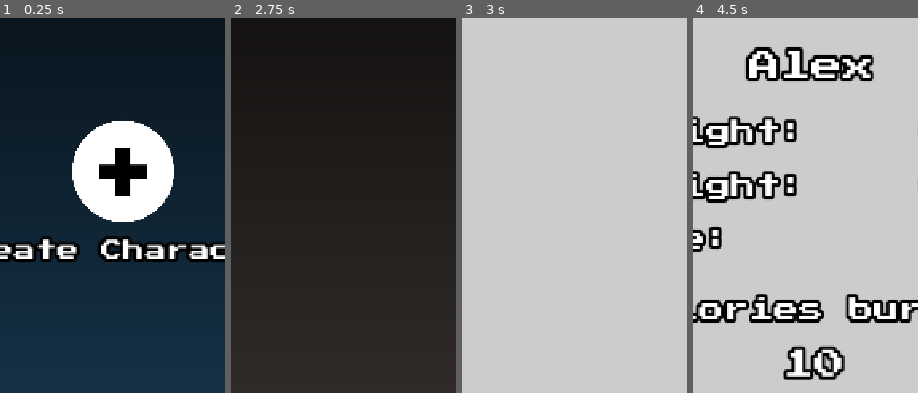
Above: before the commit, frames 1-4 (left to right).
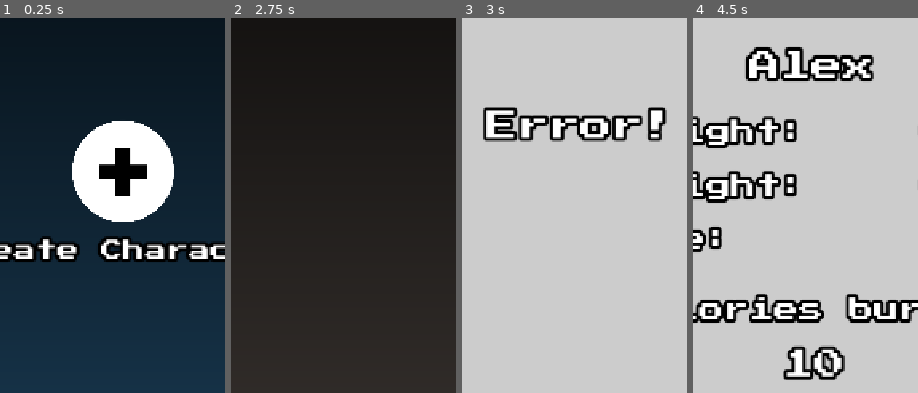
Above: after the commit, the same moments.

Repository: dimcoord/fitquest
Game: Godot game, scene res://scenes/main_scene.tscn
The game is run twice, just before and just after one commit, with the same random seed, the same clock (stepped at 60 frames per second) and the same inputs.
Inputs (mouse positions are % of the whole screen's width and height, from its top left):
- Up to frame 1 (0.25 s): no input
- Up to frame 2 (2.75 s): click "Create Character" at 0.5 s; click (50, 12) at 1.27 s; type "Alex" at 1.35 s; click (70, 86) at 2 s
- Up to frame 3 (3 s): click "Quests" at 2.75 s
- Up to frame 4 (4.5 s): click (50, 88) at 3.5 s; click "Stats" at 4.25 s
The pictures show only the part of the screen within x 24-74%, y 32-82%; the shares and areas given below are measured in that part.

Frames 1-2 are identical in both runs. In frame 3, 4.7% of the frame differs, in the area x 9-92%, y 23-34%; in frame 4, nothing differs.

Commit message:
add buttons, fix scenes, etc

Diff:
--- a/scenes/main_scene.tscn
+++ b/scenes/main_scene.tscn
@@ -8,6 +8,7 @@
 [ext_resource type="FontFile" uid="uid://c4r02uhal83bd" path="res://assets/fonts/PressStart2P-Regular.ttf" id="6_18nlu"]
 [ext_resource type="Texture2D" uid="uid://mkdwpc8ws7bc" path="res://assets/plus_button.png" id="6_hq1ik"]
 [ext_resource type="Texture2D" uid="uid://can0r4acpx3d" path="res://assets/ok_button.png" id="7_c16ls"]
+[ext_resource type="Script" uid="uid://5v3ijjhy2cum" path="res://scripts/loading_spinner.gd" id="9_c1pb6"]
 
 [sub_resource type="ShaderMaterial" id="ShaderMaterial_2c62f"]
 shader = ExtResource("1_0f027")
@@ -424,6 +425,25 @@
 horizontal_alignment = 1
 vertical_alignment = 1
 
+[node name="ErrorLabel" type="Label" parent="UI/QuestsForm"]
+visible = false
+layout_mode = 1
+anchors_preset = 5
+anchor_left = 0.5
+anchor_right = 0.5
+offset_left = -198.0
+offset_top = 516.0
+offset_right = 198.0
+offset_bottom = 585.0
+grow_horizontal = 2
+theme_override_colors/font_outline_color = Color(0, 0, 0, 1)
+theme_override_constants/outline_size = 20
+theme_override_fonts/font = ExtResource("6_18nlu")
+theme_override_font_sizes/font_size = 50
+text = "Quests"
+horizontal_alignment = 1
+vertical_alignment = 1
+
 [node name="CancelButton" type="TextureButton" parent="UI/QuestsForm"]
 layout_mode = 1
 anchors_preset = 7
@@ -442,6 +462,331 @@
 texture_normal = ExtResource("6_hq1ik")
 ignore_texture_size = true
 stretch_mode = 0
+
+[node name="LoadingSpinner" type="Control" parent="UI/QuestsForm"]
+anchors_preset = 0
+offset_left = 178.5
+offset_top = 432.0
+offset_right = 218.5
+offset_bottom = 472.0
+script = ExtResource("9_c1pb6")
+
+[node name="ColorRect" type="ColorRect" parent="UI/QuestsForm/LoadingSpinner"]
+layout_mode = 1
+anchors_preset = 8
+anchor_left = 0.5
+anchor_top = 0.5
+anchor_right = 0.5
+anchor_bottom = 0.5
+offset_left = -20.0
+offset_top = -20.0
+offset_right = 260.0
+offset_bottom = 260.0
+grow_horizontal = 2
+grow_vertical = 2
+pivot_offset = Vector2(140, 140)
+
+[node name="Selections" type="Control" parent="UI/QuestsForm"]
+visible = false
+anchors_preset = 0
+offset_left = 9.0
+offset_top = 208.0
+offset_right = 629.0
+offset_bottom = 939.0
+
+[node name="SelectButton1" type="Button" parent="UI/QuestsForm/Selections"]
+layout_mode = 1
+anchors_preset = 8
+anchor_left = 0.5
+anchor_top = 0.5
+anchor_right = 0.5
+anchor_bottom = 0.5
+offset_left = -300.5
+offset_top = -353.5
+offset_right = 299.5
+offset_bottom = -138.5
+grow_horizontal = 2
+grow_vertical = 2
+theme_override_constants/line_spacing = 8
+theme_override_fonts/font = ExtResource("6_18nlu")
+theme_override_font_sizes/font_size = 30
+
+[node name="Title" type="Label" parent="UI/QuestsForm/Selections/SelectButton1"]
+layout_mode = 1
+anchors_preset = 5
+anchor_left = 0.5
+anchor_right = 0.5
+offset_left = -59.5
+offset_top = -1.0
+offset_right = 60.5
+offset_bottom = 55.0
+grow_horizontal = 2
+theme_override_colors/font_outline_color = Color(0, 0, 0, 1)
+theme_override_constants/outline_size = 10
+theme_override_fonts/font = ExtResource("6_18nlu")
+theme_override_font_sizes/font_size = 40
+text = "asd"
+horizontal_alignment = 1
+vertical_alignment = 1
+
+[node name="Description" type="Label" parent="UI/QuestsForm/Selections/SelectButton1"]
+layout_mode = 1
+anchors_preset = 8
+anchor_left = 0.5
+anchor_top = 0.5
+anchor_right = 0.5
+anchor_bottom = 0.5
+offset_left = -263.5
+offset_top = -58.5
+offset_right = 265.5
+offset_bottom = 37.5
+grow_horizontal = 2
+grow_vertical = 2
+theme_override_constants/outline_size = 10
+theme_override_fonts/font = ExtResource("6_18nlu")
+theme_override_font_sizes/font_size = 30
+text = "Walk briskly for 10 mins"
+horizontal_alignment = 1
+vertical_alignment = 1
+autowrap_mode = 1
+
+[node name="Duration" type="Label" parent="UI/QuestsForm/Selections/SelectButton1"]
+layout_mode = 1
+anchors_preset = 8
+anchor_left = 0.5
+anchor_top = 0.5
+anchor_right = 0.5
+anchor_bottom = 0.5
+offset_left = -294.5
+offset_top = 58.5
+offset_right = 5.5
+offset_bottom = 98.5
+grow_horizontal = 2
+grow_vertical = 2
+theme_override_constants/outline_size = 10
+theme_override_fonts/font = ExtResource("6_18nlu")
+theme_override_font_sizes/font_size = 30
+text = "10 minutes"
+horizontal_alignment = 1
+vertical_alignment = 1
+autowrap_mode = 1
+
+[node name="Calories" type="Label" parent="UI/QuestsForm/Selections/SelectButton1"]
+layout_mode = 1
+anchors_preset = 8
+anchor_left = 0.5
+anchor_top = 0.5
+anchor_right = 0.5
+anchor_bottom = 0.5
+offset_left = 43.5
+offset_top = 59.5
+offset_right = 296.5
+offset_bottom = 99.5
+grow_horizontal = 2
+grow_vertical = 2
+theme_override_constants/outline_size = 10
+theme_override_fonts/font = ExtResource("6_18nlu")
+theme_override_font_sizes/font_size = 30
+text = "100 cal"
+horizontal_alignment = 1
+vertical_alignment = 1
+autowrap_mode = 1
+
+[node name="SelectButton2" type="Button" parent="UI/QuestsForm/Selections"]
+layout_mode = 1
+anchors_preset = 8
+anchor_left = 0.5
+anchor_top = 0.5
+anchor_right = 0.5
+anchor_bottom = 0.5
+offset_left = -300.5
+offset_top = -108.5
+offset_right = 299.5
+offset_bottom = 106.5
+grow_horizontal = 2
+grow_vertical = 2
+theme_override_constants/line_spacing = 8
+theme_override_fonts/font = ExtResource("6_18nlu")
+theme_override_font_sizes/font_size = 30
+
+[node name="Title" type="Label" parent="UI/QuestsForm/Selections/SelectButton2"]
+layout_mode = 1
+anchors_preset = 5
+anchor_left = 0.5
+anchor_right = 0.5
+offset_left = -59.5
+offset_top = -1.0
+offset_right = 60.5
+offset_bottom = 55.0
+grow_horizontal = 2
+theme_override_colors/font_outline_color = Color(0, 0, 0, 1)
+theme_override_constants/outline_size = 10
+theme_override_fonts/font = ExtResource("6_18nlu")
+theme_override_font_sizes/font_size = 40
+text = "asd"
+horizontal_alignment = 1
+vertical_alignment = 1
+
+[node name="Description" type="Label" parent="UI/QuestsForm/Selections/SelectButton2"]
+layout_mode = 1
+anchors_preset = 8
+anchor_left = 0.5
+anchor_top = 0.5
+anchor_right = 0.5
+anchor_bottom = 0.5
+offset_left = -263.5
+offset_top = -58.5
+offset_right = 265.5
+offset_bottom = 37.5
+grow_horizontal = 2
+grow_vertical = 2
+theme_override_constants/outline_size = 10
+theme_override_fonts/font = ExtResource("6_18nlu")
+theme_override_font_sizes/font_size = 30
+text = "Walk briskly for 10 mins"
+horizontal_alignment = 1
+vertical_alignment = 1
+autowrap_mode = 1
+
+[node name="Duration" type="Label" parent="UI/QuestsForm/Selections/SelectButton2"]
+layout_mode = 1
+anchors_preset = 8
+anchor_left = 0.5
+anchor_top = 0.5
+anchor_right = 0.5
+anchor_bottom = 0.5
+offset_left = -294.5
+offset_top = 58.5
+offset_right = 5.5
+offset_bottom = 98.5
+grow_horizontal = 2
+grow_vertical = 2
+theme_override_constants/outline_size = 10
+theme_override_fonts/font = ExtResource("6_18nlu")
+theme_override_font_sizes/font_size = 30
+text = "10 minutes"
+horizontal_alignment = 1
+vertical_alignment = 1
+autowrap_mode = 1
+
+[node name="Calories" type="Label" parent="UI/QuestsForm/Selections/SelectButton2"]
+layout_mode = 1
+anchors_preset = 8
+anchor_left = 0.5
+anchor_top = 0.5
+anchor_right = 0.5
+anchor_bottom = 0.5
+offset_left = 43.5
+offset_top = 59.5
+offset_right = 296.5
+offset_bottom = 99.5
+grow_horizontal = 2
+grow_vertical = 2
+theme_override_constants/outline_size = 10
+theme_override_fonts/font = ExtResource("6_18nlu")
+theme_override_font_sizes/font_size = 30
+text = "100 cal"
+horizontal_alignment = 1
+vertical_alignment = 1
+autowrap_mode = 1
+
+[node name="SelectButton3" type="Button" parent="UI/QuestsForm/Selections"]
+layout_mode = 1
+anchors_preset = 8
+anchor_left = 0.5
+anchor_top = 0.5
+anchor_right = 0.5
+anchor_bottom = 0.5
+offset_left = -300.5
+offset_top = 137.5
+offset_right = 299.5
+offset_bottom = 352.5
+grow_horizontal = 2
+grow_vertical = 2
+theme_override_constants/line_spacing = 8
+theme_override_fonts/font = ExtResource("6_18nlu")
+theme_override_font_sizes/font_size = 30
+
+[node name="Title" type="Label" parent="UI/QuestsForm/Selections/SelectButton3"]
+layout_mode = 1
+anchors_preset = 5
+anchor_left = 0.5
+anchor_right = 0.5
+offset_left = -59.5
+offset_top = -1.0
+offset_right = 60.5
+offset_bottom = 55.0
+grow_horizontal = 2
+theme_override_colors/font_outline_color = Color(0, 0, 0, 1)
+theme_override_constants/outline_size = 10
+theme_override_fonts/font = ExtResource("6_18nlu")
+theme_override_font_sizes/font_size = 40
+text = "asd"
+horizontal_alignment = 1
+vertical_alignment = 1
+
+[node name="Description" type="Label" parent="UI/QuestsForm/Selections/SelectButton3"]
+layout_mode = 1
+anchors_preset = 8
+anchor_left = 0.5
+anchor_top = 0.5
+anchor_right = 0.5
+anchor_bottom = 0.5
+offset_left = -263.5
+offset_top = -58.5
+offset_right = 265.5
+offset_bottom = 37.5
+grow_horizontal = 2
+grow_vertical = 2
+theme_override_constants/outline_size = 10
+theme_override_fonts/font = ExtResource("6_18nlu")
+theme_override_font_sizes/font_size = 30
+text = "Walk briskly for 10 mins"
+horizontal_alignment = 1
+vertical_alignment = 1
+autowrap_mode = 1
+
+[node name="Duration" type="Label" parent="UI/QuestsForm/Selections/SelectButton3"]
+layout_mode = 1
+anchors_preset = 8
+anchor_left = 0.5
+anchor_top = 0.5
+anchor_right = 0.5
+anchor_bottom = 0.5
+offset_left = -294.5
+offset_top = 58.5
+offset_right = 5.5
+offset_bottom = 98.5
+grow_horizontal = 2
+grow_vertical = 2
+theme_override_constants/outline_size = 10
+theme_override_fonts/font = ExtResource("6_18nlu")
+theme_override_font_sizes/font_size = 30
+text = "10 minutes"
+horizontal_alignment = 1
+vertical_alignment = 1
+autowrap_mode = 1
+
+[node name="Calories" type="Label" parent="UI/QuestsForm/Selections/SelectButton3"]
+layout_mode = 1
+anchors_preset = 8
+anchor_left = 0.5
+anchor_top = 0.5
+anchor_right = 0.5
+anchor_bottom = 0.5
+offset_left = 43.5
+offset_top = 59.5
+offset_right = 296.5
+offset_bottom = 99.5
+grow_horizontal = 2
+grow_vertical = 2
+theme_override_constants/outline_size = 10
+theme_override_fonts/font = ExtResource("6_18nlu")
+theme_override_font_sizes/font_size = 30
+text = "100 cal"
+horizontal_alignment = 1
+vertical_alignment = 1
+autowrap_mode = 1
 
 [node name="StatsForm" type="ColorRect" parent="UI"]
 visible = false
@@ -645,6 +990,8 @@
 ignore_texture_size = true
 stretch_mode = 0
 
+[node name="HTTPRequest" type="HTTPRequest" parent="UI"]
+
 [node name="Crates" type="ColorRect" parent="."]
 visible = false
 offset_left = 215.0
@@ -659,3 +1006,4 @@
 [connection signal="pressed" from="UI/InitializeForm/CancelButton" to="UI" method="_on_cancel_button_pressed"]
 [connection signal="pressed" from="UI/QuestsForm/CancelButton" to="UI" method="_on_cancel_button_pressed"]
 [connection signal="pressed" from="UI/StatsForm/CancelButton" to="UI" method="_on_cancel_button_pressed"]
+[connection signal="request_completed" from="UI/HTTPRequest" to="UI" method="_on_http_request_request_completed"]
--- /dev/null
+++ b/scripts/game_api.gd
@@ -0,0 +1,39 @@
+extends Node
+
+signal recommendations_received(recommendations_text)
+
+var _js_api = null
+var _connection_timer: Timer
+var _connection_attempts = 0
+const MAX_CONNECTION_ATTEMPTS = 10 # Try to connect for 5 seconds
+
+# This is the function that our Next.js app will call.
+func display_recommendations(recommendations: String):
+	print("GameAPI received recommendations from Next.js!")
+	print(recommendations)
+	recommendations_received.emit(recommendations)
+
+func _ready():
+	# Create a timer to handle the connection attempts.
+	_connection_timer = Timer.new()
+	add_child(_connection_timer)
+	_connection_timer.wait_time = 0.5 # Check every 500ms
+	_connection_timer.timeout.connect(_attempt_to_connect_bridge)
+	_connection_timer.start()
+
+func _attempt_to_connect_bridge():
+	_connection_attempts += 1
+	print("GodotAPI: Attempting to connect to JavaScript bridge (Attempt %d)..." % _connection_attempts)
+
+	# Try to get the interface created by Next.js
+	_js_api = JavaScriptBridge.get_interface("godotApi")
+
+	if _js_api:
+		# Success! The JavaScript object is ready.
+		print("GodotAPI: Bridge connected successfully!")
+		_js_api.display_recommendations = Callable(self, "display_recommendations")
+		_connection_timer.stop() # Stop trying
+	elif _connection_attempts >= MAX_CONNECTION_ATTEMPTS:
+		# Failure. We tried enough times.
+		print("ERROR (GameAPI.gd): Could not connect to JavaScript bridge after %d attempts." % MAX_CONNECTION_ATTEMPTS)
+		_connection_timer.stop()
--- a/scripts/game_manager.gd
+++ b/scripts/game_manager.gd
@@ -2,6 +2,7 @@
 
 var user_logged_in: bool = true
 var character_data: Dictionary = {}
+var short_char_data: Dictionary = {}
 
 func update_character(new_height: float, new_weight: float, new_calories: float, new_age: int, new_bmi: float, new_name: String):
 	character_data['height'] = new_height
@@ -11,5 +12,9 @@
 	character_data['bmi'] = new_bmi
 	character_data['name'] = new_name
 	character_data['calories_burned'] = 10
-	for item in character_data.keys():
-		print(item, ': ', character_data[item])
+	short_char_data['bmi'] = new_bmi
+	short_char_data['height'] = new_height
+	short_char_data['weight'] = new_weight
+	short_char_data['age'] = new_age
+	#for item in character_data.keys():
+		#print(item, ': ', character_data[item])
--- /dev/null
+++ b/scripts/loading_spinner.gd
@@ -0,0 +1,14 @@
+# LoadingSpinner.gd
+extends Control
+
+# How fast the spinner rotates (in degrees per second)
+@export var rotation_speed: float = 200.0
+
+@onready var texture_rect = $ColorRect
+
+# _process is called every frame
+func _process(delta):
+	# Rotate the TextureRect node.
+	# 'delta' is the time elapsed since the last frame.
+	# This makes the rotation speed independent of the frame rate.
+	texture_rect.rotation_degrees += rotation_speed * delta
--- /dev/null
+++ b/scripts/quests_form.gd
@@ -0,0 +1 @@
+extends ColorRect
--- a/scripts/ui.gd
+++ b/scripts/ui.gd
@@ -1,8 +1,4 @@
 extends Control
-
-# Notes:
-	# 1. Receive from Next js
-	# JavaScriptBridge.get_interface("godotApi").change_player_color = Callable(self, "change_player_color")
 
 @onready var user_has_character: bool = false
 @onready var bmi = 18.5
@@ -19,18 +15,8 @@
 
 func _on_ok_button_pressed() -> void:
 	$InitializeForm.visible = false
-	bmi = snapped($InitializeForm/Weight.value / pow($InitializeForm/Height.value / 100, 2), 0.1)
-	var sanitized_name = $InitializeForm/Name.text.replace("'", "\\'").replace("\"", "\\\"")
-	JavaScriptBridge.eval("window.initializeData({
-		height: '" + str($InitializeForm/Height.value) + "',
-		weight: '" + str($InitializeForm/Weight.value) + "',
-		calories: '" + str($InitializeForm/Calories.value) + "',
-		age: '" + str($InitializeForm/Age.value) + "',
-		bmi: '" + str(bmi) + "',
-		name: '" + sanitized_name + "',
-		 })")
 	user_has_character = true
-	GameManager.update_character($InitializeForm/Height.value, $InitializeForm/Weight.value, $InitializeForm/Calories.value, $InitializeForm/Age.value, bmi, sanitized_name)
+	pass_initial_data()
 	control_motivation_label()
 	control_bmi_label()
 	control_buttons(false)
@@ -83,8 +69,51 @@
 		$BMILabel.visible = false
 		$BMILabel.text = str(bmi)
 
+func pass_initial_data() -> void:
+	bmi = snapped($InitializeForm/Weight.value / pow($InitializeForm/Height.value / 100, 2), 0.1)
+	var sanitized_name = $InitializeForm/Name.text.replace("'", "\\'").replace("\"", "\\\"")
+	GameManager.update_character($InitializeForm/Height.value, $InitializeForm/Weight.value, $InitializeForm/Calories.value, $InitializeForm/Age.value, bmi, sanitized_name)
+	var req_body = JSON.stringify(GameManager.short_char_data)
+	var headers = ["Content-Type: application/json"]
+	var api_url = 'http://localhost:3000/api/recommendations'
+	var error = $HTTPRequest.request(api_url, headers, HTTPClient.METHOD_POST, req_body)
+	if error != OK:
+		print("An error occurred trying to make the request.")
+
+func _on_http_request_request_completed(result: int, response_code: int, headers: PackedStringArray, body: PackedByteArray) -> void:
+	$QuestsForm/LoadingSpinner.visible = false
+	if result != HTTPRequest.RESULT_SUCCESS or response_code != 200:
+		$QuestsForm/LoadingSpinner.visible = false
+		$QuestsForm/ErrorLabel.visible = true
+		$QuestsForm/ErrorLabel.text = "Error!"
+		print("Network error or server error. Status code: %s" % response_code)
+		return
+	# The response body from our Next.js server is already clean JSON
+	var response_body_string = body.get_string_from_utf8()
+	var response_json = JSON.parse_string(response_body_string)
+	if response_json == null:
+		print("Failed to parse the server response.")
+		return
+	# We can use the JSON directly, no need for a second parse
+	if typeof(response_json) == TYPE_DICTIONARY:
+		var titles = response_json.get("title", [])
+		var descriptions = response_json.get("description", [])
+		var durations = response_json.get("duration", [])
+		var calories = response_json.get("calories", [])
+		var button_title = [$QuestsForm/Selections/SelectButton1/Title, $QuestsForm/Selections/SelectButton2/Title, $QuestsForm/Selections/SelectButton3/Title]
+		var button_description = [$QuestsForm/Selections/SelectButton1/Description, $QuestsForm/Selections/SelectButton2/Description, $QuestsForm/Selections/SelectButton3/Description]
+		var button_duration = [$QuestsForm/Selections/SelectButton1/Duration, $QuestsForm/Selections/SelectButton2/Duration, $QuestsForm/Selections/SelectButton3/Duration]
+		var button_calories = [$QuestsForm/Selections/SelectButton1/Calories, $QuestsForm/Selections/SelectButton2/Calories, $QuestsForm/Selections/SelectButton3/Calories]
+		var count = min(titles.size(), descriptions.size(), durations.size(), calories.size())
+		for i in count:
+			button_title[i].text = titles[i]
+			button_description[i].text = descriptions[i]
+			button_duration[i].text = durations[i]
+			button_calories[i].text = calories[i]
+		$QuestsForm/Selections.visible = true
+
 # DO NOT TOUCH DO NOT TOUCH DO NOT TOUCH
-# I spent forever making this piece of code to work
+# DO NOT TOUCH DO NOT TOUCH DO NOT TOUCH
 func update_clock_display() -> void:
 	var datetime = get_current_datetime_wib()
 	# Format the time into a "HH:MM" string.
@@ -105,3 +134,25 @@
 	var time_utc = Time.get_unix_time_from_system()
 	var time_wib = time_utc + 25200 # 7 hours in seconds
 	return Time.get_datetime_dict_from_unix_time(time_wib)
+
+
+# LEGACY CODE
+#func pass_initial_data() -> void:
+	#bmi = snapped($InitializeForm/Weight.value / pow($InitializeForm/Height.value / 100, 2), 0.1)
+	#var sanitized_name = $InitializeForm/Name.text.replace("'", "\\'").replace("\"", "\\\"")
+	#JavaScriptBridge.eval("window.initializeData({
+		#height: '" + str($InitializeForm/Height.value) + "',
+		#weight: '" + str($InitializeForm/Weight.value) + "',
+		#calories: '" + str($InitializeForm/Calories.value) + "',
+		#age: '" + str($InitializeForm/Age.value) + "',
+		#bmi: '" + str(bmi) + "',
+		#name: '" + sanitized_name + "',
+		 #})")
+	#var js_object = "{"
+	#js_object += "bmi: '" + str(bmi) + "', "
+	#js_object += "age: '" + str($InitializeForm/Age.value) + "', "
+	#js_object += "sex: '" + 'Male' + "'"
+	#js_object += "}"
+	#var js_command = "window.getAiRecommendations(" + js_object + ")"
+	#JavaScriptBridge.eval(js_command)
+	#GameManager.update_character($InitializeForm/Height.value, $InitializeForm/Weight.value, $InitializeForm/Calories.value, $InitializeForm/Age.value, bmi, sanitized_name)
Binary file added: assets/banner.png
Not shown, added: assets/banner.png.import
Binary file added: assets/examples.png
Not shown, added: assets/examples.png.import
Binary file added: assets/output.png
Not shown, added: assets/output.png.import
Not shown: 1 places in scenes/main_scene.tscn that only renumber resources
Not shown, added: scripts/game_api.gd.uid
Not shown, added: scripts/loading_spinner.gd.uid
Not shown, added: scripts/quests_form.gd.uid
Not shown, changed: .gitignore
Not shown, added: LICENSE
